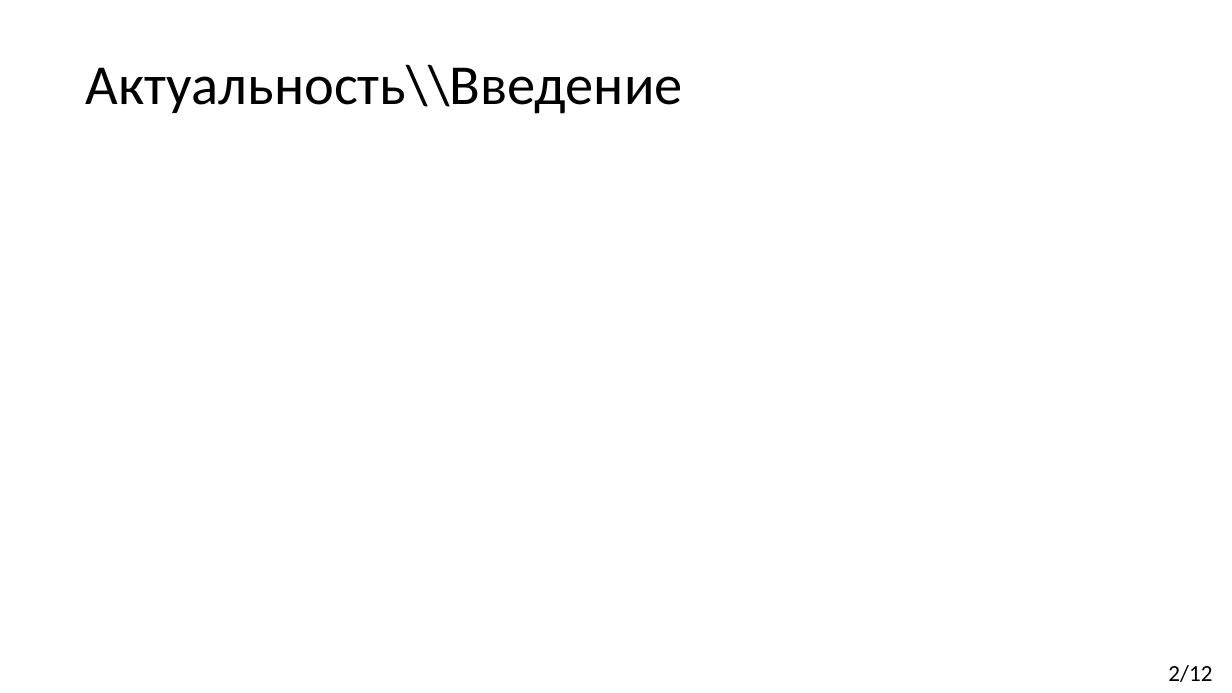
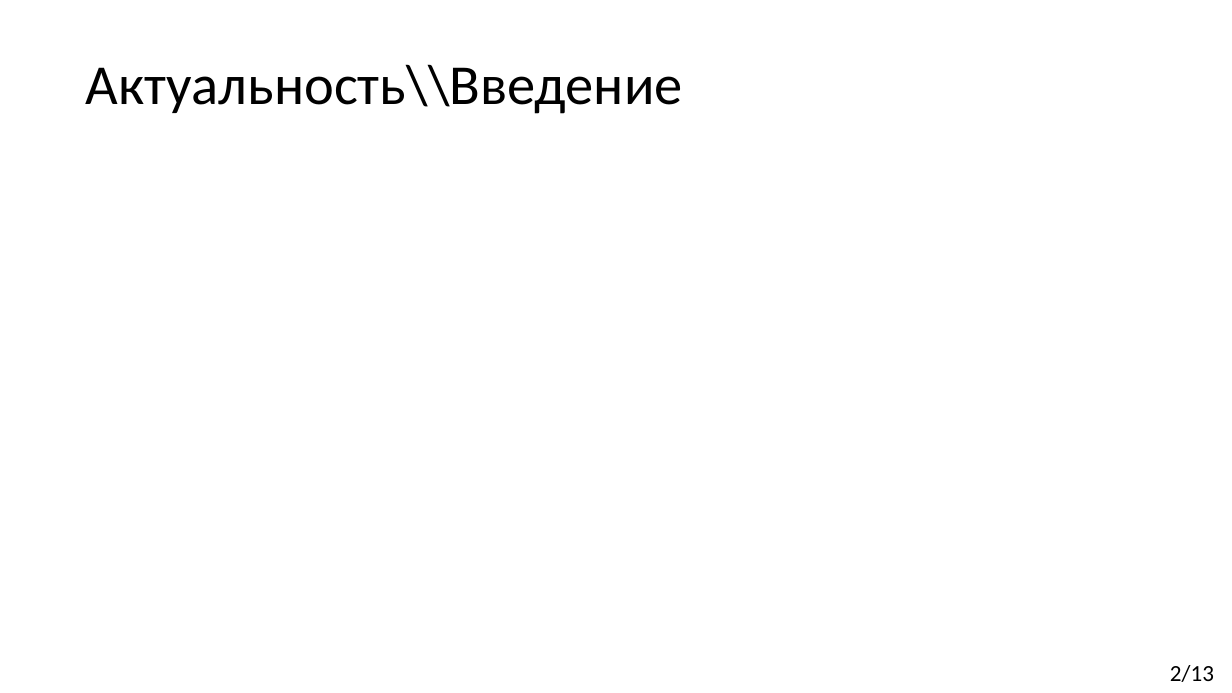
Before and after one commit to Kirmark/bachelor-qualification-work, a slide deck: slide 2 of presentation/presentation.pptx. Drawn at 1232x693 pixels with LibreOffice and Linux fonts; fonts in the diff are those of the drawing. Boxes give left, top, right and bottom in pixels: in the first picture for what was removed or moved away, otherwise in the second. Text is boxed around its words. In the diff, an @@ line names an element or a change of style, - is before the commit and + after.

```diff
--- a/presentation/presentation.pptx
+++ b/presentation/presentation.pptx
@@ text at [1170, 665, 1214, 682]: text changed @@
-2/12
+2/13
```
Also in this commit, not shown: 7 other slides changed, 4 slides added, 3 slides removed, 7 other files.
